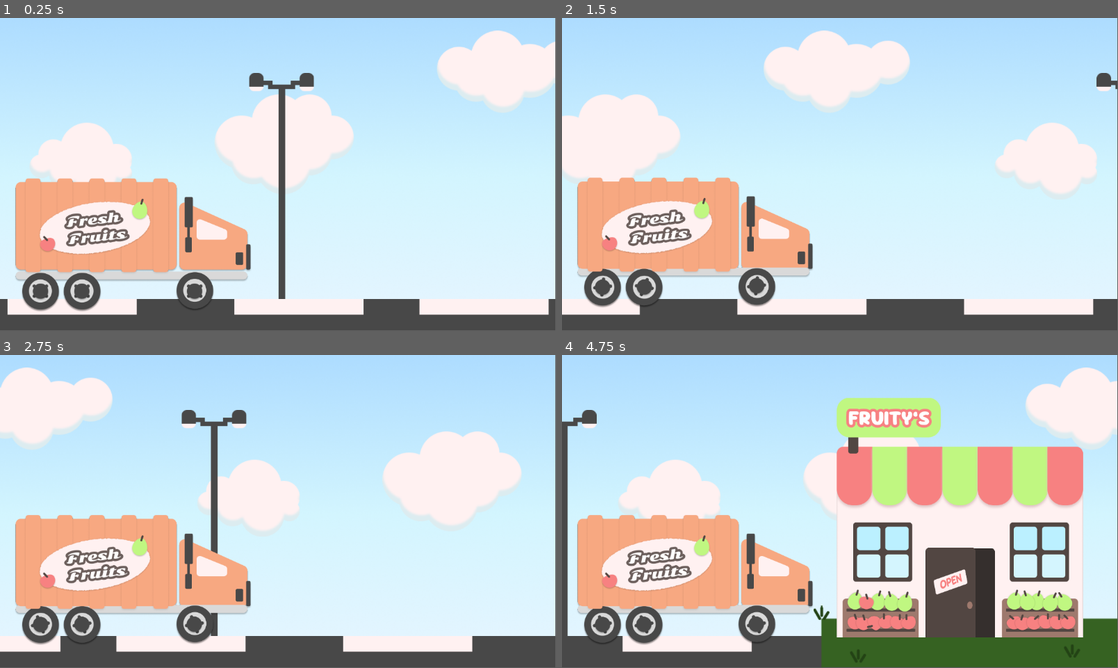
Above: before the commit, frames 1-4 (two rows, left to right).
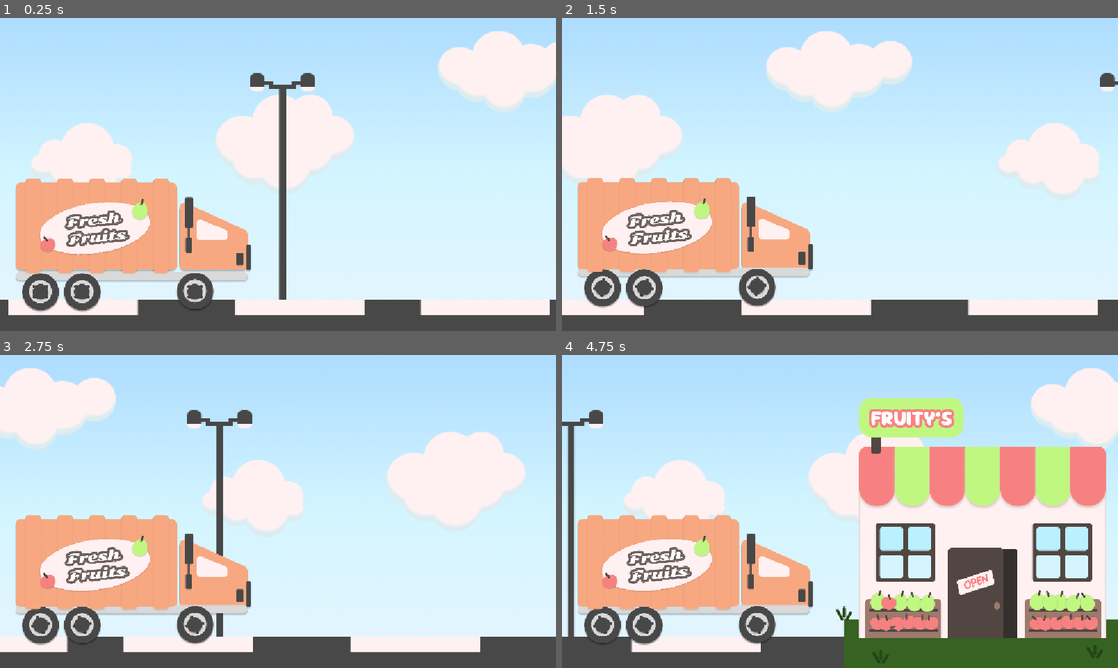
Above: after the commit, the same moments.

Repository: vishyyyyyyyyy/fruitastrophe
Game: Godot game, scene res://truckintro.tscn
Two runs of this game, one before a commit and one after it. Both use one fixed random seed, a clock stepped at 60 frames per second and the inputs below. Before the commit the project has no main scene; this scene is started directly in both runs.
Inputs (mouse positions are in pixels of both pictures, inside the frame that each line leads up to):
- Up to frame 1 (0.25 s): no input
- Up to frame 2 (1.5 s): no input
- Up to frame 3 (2.75 s): no input
- Up to frame 4 (4.75 s): click (762, 539) at 3.5 s, where only the run after the commit has a clickable "LOAD"; click (762, 589) at 4.25 s, where only the run after the commit has a clickable "SETTINGS"
In our replay, the window is 799x449 before the commit and 800x450 after it. These sizes can differ from the game's own. Grey fills any space a smaller window leaves; there, only what the larger window draws over its background counts as a difference.

The runs differ from the first frame. In frame 1, 2.8% of the frame differs, in the area x 0-100%, y 0-96%; in frame 2, 2.6%; in frame 3, 4.3%; in frame 4, 25%, in the area x 0-100%, y 0-100%.

Commit message:
title screen animations

Diff:
--- a/project.godot
+++ b/project.godot
@@ -11,8 +11,17 @@
 [application]
 
 config/name="fruitastrophe"
+run/main_scene="uid://daymber3vixcp"
 config/features=PackedStringArray("4.6", "GL Compatibility")
 config/icon="res://icon.svg"
+
+[autoload]
+
+SaveManager="*uid://dabbpp7lsplpx"
+
+[display]
+
+window/stretch/mode="canvas_items"
 
 [physics]
 
--- a/scripts/truckintro.gd
+++ b/scripts/truckintro.gd
@@ -2,3 +2,20 @@
 func _ready() -> void:
 	await $AnimationPlayer.animation_finished
 	$AnimationPlayer2.play("door")
+
+
+func _on_play_button_pressed() -> void:
+	$AnimationPlayer2.play("zoom cam")
+	$Camera2D2.make_current()
+
+
+func _on_load_button_pressed() -> void:
+	pass # Replace with function body.
+
+
+func _on_settings_button_pressed() -> void:
+	pass # Replace with function body.
+
+
+func _on_quit_button_pressed() -> void:
+	get_tree().quit()
--- a/truckintro.tscn
+++ b/truckintro.tscn
@@ -13,9 +13,29 @@
 [ext_resource type="Texture2D" uid="uid://dnofn4fcxoiv7" path="res://assets/store.png" id="10_fxdho"]
 [ext_resource type="Texture2D" uid="uid://dyeo4kqtxtgej" path="res://assets/doorshadow.png" id="11_13wpu"]
 [ext_resource type="Texture2D" uid="uid://1gh8iyjgggiw" path="res://assets/door.png" id="12_0vrx5"]
+[ext_resource type="Texture2D" uid="uid://cslxjfw7isll5" path="res://assets/sprite/apple.png" id="13_5kohr"]
+[ext_resource type="Texture2D" uid="uid://bwdjtot5t21u3" path="res://assets/box.png" id="14_0vrx5"]
+[ext_resource type="Texture2D" uid="uid://bvhlwrnl1t6ub" path="res://assets/storefront blood.png" id="16_jeaex"]
+[ext_resource type="Texture2D" uid="uid://b50xnip8f18in" path="res://assets/truck blood.png" id="17_ik7gp"]
+[ext_resource type="Texture2D" uid="uid://6apjk41kqwwr" path="res://assets/title blood.png" id="18_isn70"]
+[ext_resource type="FontFile" uid="uid://dcbtg57jm5lxm" path="res://assets/fonts/static/SourGummy-Bold.ttf" id="19_6t1n7"]
+[ext_resource type="Texture2D" uid="uid://ci42om6hy8a2s" path="res://assets/pinkbutton.png" id="20_isn70"]
+[ext_resource type="Texture2D" uid="uid://qua3cly5phdt" path="res://assets/greenbutton.png" id="21_6t1n7"]
 
 [sub_resource type="Animation" id="Animation_d21ai"]
 length = 0.001
+tracks/0/type = "value"
+tracks/0/imported = false
+tracks/0/enabled = true
+tracks/0/path = NodePath(".:position")
+tracks/0/interp = 1
+tracks/0/loop_wrap = true
+tracks/0/keys = {
+"times": PackedFloat32Array(0),
+"transitions": PackedFloat32Array(1),
+"update": 0,
+"values": [Vector2(2652, 0)]
+}
 
 [sub_resource type="Animation" id="Animation_rj586"]
 resource_name = "truck"
@@ -27,10 +47,10 @@
 tracks/0/interp = 1
 tracks/0/loop_wrap = true
 tracks/0/keys = {
-"times": PackedFloat32Array(0.0009999999, 3.5),
-"transitions": PackedFloat32Array(1, 1),
-"update": 0,
-"values": [Vector2(-3260, 0), Vector2(2684, 0)]
+"times": PackedFloat32Array(0, 0.0009999999, 3.5),
+"transitions": PackedFloat32Array(1, 1, 1),
+"update": 0,
+"values": [Vector2(2652, 0), Vector2(-3260, 0), Vector2(2644, 0)]
 }
 
 [sub_resource type="AnimationLibrary" id="AnimationLibrary_4d7sh"]
@@ -59,8 +79,12 @@
 "speed": 2.0
 }]
 
+[sub_resource type="Animation" id="Animation_13wpu"]
+length = 0.001
+
 [sub_resource type="Animation" id="Animation_5kohr"]
 resource_name = "door"
+length = 4.0
 tracks/0/type = "value"
 tracks/0/imported = false
 tracks/0/enabled = true
@@ -68,7 +92,7 @@
 tracks/0/interp = 1
 tracks/0/loop_wrap = true
 tracks/0/keys = {
-"times": PackedFloat32Array(0, 1),
+"times": PackedFloat32Array(0.5, 1.5),
 "transitions": PackedFloat32Array(1, 1),
 "update": 0,
 "values": [Vector2(4362.0005, 500.19638), Vector2(4345.1255, 500.00003)]
@@ -80,55 +104,437 @@
 tracks/1/interp = 1
 tracks/1/loop_wrap = true
 tracks/1/keys = {
-"times": PackedFloat32Array(0.001, 1),
+"times": PackedFloat32Array(0.50100005, 1.5),
 "transitions": PackedFloat32Array(1, 1),
 "update": 0,
 "values": [Vector2(0.5794415, 0.5855334), Vector2(0.4193919, 0.5855334)]
+}
+tracks/2/type = "value"
+tracks/2/imported = false
+tracks/2/enabled = true
+tracks/2/path = NodePath("Camera2D:position")
+tracks/2/interp = 1
+tracks/2/loop_wrap = true
+tracks/2/keys = {
+"times": PackedFloat32Array(0, 2),
+"transitions": PackedFloat32Array(1, 1),
+"update": 0,
+"values": [Vector2(1600.0001, 118.33333), Vector2(1600.0001, 118.33333)]
+}
+tracks/3/type = "value"
+tracks/3/imported = false
+tracks/3/enabled = true
+tracks/3/path = NodePath("Camera2D:zoom")
+tracks/3/interp = 1
+tracks/3/loop_wrap = true
+tracks/3/keys = {
+"times": PackedFloat32Array(0, 2),
+"transitions": PackedFloat32Array(1, 1),
+"update": 0,
+"values": [Vector2(1.15, 1.15), Vector2(1.15, 1.15)]
+}
+tracks/4/type = "value"
+tracks/4/imported = false
+tracks/4/enabled = true
+tracks/4/path = NodePath("../Apple:position")
+tracks/4/interp = 1
+tracks/4/loop_wrap = true
+tracks/4/keys = {
+"times": PackedFloat32Array(1.1666666, 1.4666667, 1.8666667, 2),
+"transitions": PackedFloat32Array(1, 1, 1, 1),
+"update": 0,
+"values": [Vector2(4349.0005, 519), Vector2(4387.0005, 518.00024), Vector2(4387.0005, 518.00024), Vector2(4349.0005, 519)]
+}
+tracks/5/type = "value"
+tracks/5/imported = false
+tracks/5/enabled = true
+tracks/5/path = NodePath("../TitleBlood:scale")
+tracks/5/interp = 1
+tracks/5/loop_wrap = true
+tracks/5/keys = {
+"times": PackedFloat32Array(2, 2.5),
+"transitions": PackedFloat32Array(1, 1),
+"update": 0,
+"values": [Vector2(1.349, 1e-05), Vector2(1.3487394, 1.3487395)]
+}
+tracks/6/type = "value"
+tracks/6/imported = false
+tracks/6/enabled = true
+tracks/6/path = NodePath("../TitleBlood:position")
+tracks/6/interp = 1
+tracks/6/loop_wrap = true
+tracks/6/keys = {
+"times": PackedFloat32Array(2, 2.32, 2.47, 2.5, 2.89),
+"transitions": PackedFloat32Array(1, 1, 1, 1, 1),
+"update": 0,
+"values": [Vector2(4080, 96), Vector2(4080.0002, 184), Vector2(4080.8909, 221.6094), Vector2(4080.0479, 230.37338), Vector2(4080.0005, 232.00002)]
+}
+tracks/7/type = "value"
+tracks/7/imported = false
+tracks/7/enabled = true
+tracks/7/path = NodePath("../TruckBlood:visible")
+tracks/7/interp = 1
+tracks/7/loop_wrap = true
+tracks/7/keys = {
+"times": PackedFloat32Array(0, 2),
+"transitions": PackedFloat32Array(1, 1),
+"update": 1,
+"values": [false, true]
+}
+tracks/8/type = "value"
+tracks/8/imported = false
+tracks/8/enabled = true
+tracks/8/path = NodePath("../StorefrontBlood:visible")
+tracks/8/interp = 1
+tracks/8/loop_wrap = true
+tracks/8/keys = {
+"times": PackedFloat32Array(0, 2),
+"transitions": PackedFloat32Array(1, 1),
+"update": 1,
+"values": [false, true]
+}
+tracks/9/type = "value"
+tracks/9/imported = false
+tracks/9/enabled = true
+tracks/9/path = NodePath("../TruckBlood:modulate")
+tracks/9/interp = 1
+tracks/9/loop_wrap = true
+tracks/9/keys = {
+"times": PackedFloat32Array(2, 2.2667),
+"transitions": PackedFloat32Array(1, 1),
+"update": 0,
+"values": [Color(1, 1, 1, 0), Color(1, 1, 1, 1)]
+}
+tracks/10/type = "value"
+tracks/10/imported = false
+tracks/10/enabled = true
+tracks/10/path = NodePath("../StorefrontBlood:modulate")
+tracks/10/interp = 1
+tracks/10/loop_wrap = true
+tracks/10/keys = {
+"times": PackedFloat32Array(2, 2.2666667),
+"transitions": PackedFloat32Array(1, 1),
+"update": 0,
+"values": [Color(1, 1, 1, 0), Color(1, 1, 1, 1)]
+}
+tracks/11/type = "value"
+tracks/11/imported = false
+tracks/11/enabled = true
+tracks/11/path = NodePath("../title:visible")
+tracks/11/interp = 1
+tracks/11/loop_wrap = true
+tracks/11/keys = {
+"times": PackedFloat32Array(0, 2),
+"transitions": PackedFloat32Array(1, 1),
+"update": 1,
+"values": [false, true]
+}
+tracks/12/type = "value"
+tracks/12/imported = false
+tracks/12/enabled = true
+tracks/12/path = NodePath("../title:modulate")
+tracks/12/interp = 1
+tracks/12/loop_wrap = true
+tracks/12/keys = {
+"times": PackedFloat32Array(2, 2.266667),
+"transitions": PackedFloat32Array(1, 1),
+"update": 0,
+"values": [Color(1, 1, 1, 0), Color(1, 1, 1, 1)]
+}
+tracks/13/type = "value"
+tracks/13/imported = false
+tracks/13/enabled = true
+tracks/13/path = NodePath("../TitleBlood:visible")
+tracks/13/interp = 1
+tracks/13/loop_wrap = true
+tracks/13/keys = {
+"times": PackedFloat32Array(0, 2),
+"transitions": PackedFloat32Array(1, 1),
+"update": 1,
+"values": [false, true]
+}
+tracks/14/type = "value"
+tracks/14/imported = false
+tracks/14/enabled = true
+tracks/14/path = NodePath("../Panel:modulate")
+tracks/14/interp = 1
+tracks/14/loop_wrap = true
+tracks/14/keys = {
+"times": PackedFloat32Array(2.6, 3),
+"transitions": PackedFloat32Array(1, 1),
+"update": 0,
+"values": [Color(0.14901961, 0.011764706, 0.023529412, 0), Color(0.14838442, 0.0130354045, 0.022809993, 0.6784314)]
+}
+tracks/15/type = "value"
+tracks/15/imported = false
+tracks/15/enabled = true
+tracks/15/path = NodePath("../PlayButton:scale")
+tracks/15/interp = 1
+tracks/15/loop_wrap = true
+tracks/15/keys = {
+"times": PackedFloat32Array(3, 3.2),
+"transitions": PackedFloat32Array(1, 3.2490091),
+"update": 0,
+"values": [Vector2(1e-05, 0.4), Vector2(0.4, 0.4)]
+}
+tracks/16/type = "value"
+tracks/16/imported = false
+tracks/16/enabled = true
+tracks/16/path = NodePath("../LoadButton:scale")
+tracks/16/interp = 1
+tracks/16/loop_wrap = true
+tracks/16/keys = {
+"times": PackedFloat32Array(3.2, 3.4),
+"transitions": PackedFloat32Array(1, 3.2490098),
+"update": 0,
+"values": [Vector2(1e-05, 0.4), Vector2(0.4, 0.4)]
+}
+tracks/17/type = "value"
+tracks/17/imported = false
+tracks/17/enabled = true
+tracks/17/path = NodePath("../SettingsButton:scale")
+tracks/17/interp = 1
+tracks/17/loop_wrap = true
+tracks/17/keys = {
+"times": PackedFloat32Array(3.4, 3.6),
+"transitions": PackedFloat32Array(1, 3.1383355),
+"update": 0,
+"values": [Vector2(1e-05, 0.4), Vector2(0.4, 0.4)]
+}
+tracks/18/type = "value"
+tracks/18/imported = false
+tracks/18/enabled = true
+tracks/18/path = NodePath("../QuitButton:scale")
+tracks/18/interp = 1
+tracks/18/loop_wrap = true
+tracks/18/keys = {
+"times": PackedFloat32Array(3.6, 3.8),
+"transitions": PackedFloat32Array(1, 2.9281707),
+"update": 0,
+"values": [Vector2(1e-05, 0.4), Vector2(0.4, 0.4)]
+}
+tracks/19/type = "value"
+tracks/19/imported = false
+tracks/19/enabled = true
+tracks/19/path = NodePath("../TitleBlood:modulate")
+tracks/19/interp = 1
+tracks/19/loop_wrap = true
+tracks/19/keys = {
+"times": PackedFloat32Array(0, 2),
+"transitions": PackedFloat32Array(1, 1),
+"update": 0,
+"values": [Color(1, 1, 1, 0), Color(1, 1, 1, 1)]
+}
+tracks/20/type = "value"
+tracks/20/imported = false
+tracks/20/enabled = true
+tracks/20/path = NodePath("../Panel:visible")
+tracks/20/interp = 1
+tracks/20/loop_wrap = true
+tracks/20/keys = {
+"times": PackedFloat32Array(0, 2.6),
+"transitions": PackedFloat32Array(1, 1),
+"update": 1,
+"values": [false, true]
+}
+
+[sub_resource type="Animation" id="Animation_0vrx5"]
+resource_name = "zoom cam"
+length = 4.5
+tracks/0/type = "value"
+tracks/0/imported = false
+tracks/0/enabled = true
+tracks/0/path = NodePath("../Door:position")
+tracks/0/interp = 1
+tracks/0/loop_wrap = true
+tracks/0/keys = {
+"times": PackedFloat32Array(0),
+"transitions": PackedFloat32Array(1),
+"update": 0,
+"values": [Vector2(4345.1255, 500.00003)]
+}
+tracks/1/type = "value"
+tracks/1/imported = false
+tracks/1/enabled = true
+tracks/1/path = NodePath("../Door:scale")
+tracks/1/interp = 1
+tracks/1/loop_wrap = true
+tracks/1/keys = {
+"times": PackedFloat32Array(0),
+"transitions": PackedFloat32Array(1),
+"update": 0,
+"values": [Vector2(0.4193919, 0.5855334)]
+}
+tracks/2/type = "value"
+tracks/2/imported = false
+tracks/2/enabled = true
+tracks/2/path = NodePath("../Panel:modulate")
+tracks/2/interp = 1
+tracks/2/loop_wrap = true
+tracks/2/keys = {
+"times": PackedFloat32Array(0, 0.53333336),
+"transitions": PackedFloat32Array(1, 1),
+"update": 0,
+"values": [Color(0.14901961, 0.011764706, 0.023529412, 0.6784314), Color(0.14901961, 0.011764706, 0.023529412, 0)]
+}
+tracks/3/type = "value"
+tracks/3/imported = false
+tracks/3/enabled = true
+tracks/3/path = NodePath("../TitleBlood:modulate")
+tracks/3/interp = 1
+tracks/3/loop_wrap = true
+tracks/3/keys = {
+"times": PackedFloat32Array(0, 0.53333336),
+"transitions": PackedFloat32Array(1, 1),
+"update": 0,
+"values": [Color(1, 1, 1, 1), Color(1, 1, 1, 0)]
+}
+tracks/4/type = "value"
+tracks/4/imported = false
+tracks/4/enabled = true
+tracks/4/path = NodePath("../title:modulate")
+tracks/4/interp = 1
+tracks/4/loop_wrap = true
+tracks/4/keys = {
+"times": PackedFloat32Array(0, 0.53333336),
+"transitions": PackedFloat32Array(1, 1),
+"update": 0,
+"values": [Color(1, 1, 1, 1), Color(1, 1, 1, 0)]
+}
+tracks/5/type = "value"
+tracks/5/imported = false
+tracks/5/enabled = true
+tracks/5/path = NodePath("../PlayButton:modulate")
+tracks/5/interp = 1
+tracks/5/loop_wrap = true
+tracks/5/keys = {
+"times": PackedFloat32Array(0, 0.53333336),
+"transitions": PackedFloat32Array(1, 1),
+"update": 0,
+"values": [Color(1, 1, 1, 1), Color(1, 1, 1, 0)]
+}
+tracks/6/type = "value"
+tracks/6/imported = false
+tracks/6/enabled = true
+tracks/6/path = NodePath("../LoadButton:modulate")
+tracks/6/interp = 1
+tracks/6/loop_wrap = true
+tracks/6/keys = {
+"times": PackedFloat32Array(0, 0.53333336),
+"transitions": PackedFloat32Array(1, 1),
+"update": 0,
+"values": [Color(1, 1, 1, 1), Color(1, 1, 1, 0)]
+}
+tracks/7/type = "value"
+tracks/7/imported = false
+tracks/7/enabled = true
+tracks/7/path = NodePath("../SettingsButton:modulate")
+tracks/7/interp = 1
+tracks/7/loop_wrap = true
+tracks/7/keys = {
+"times": PackedFloat32Array(0, 0.53333336),
+"transitions": PackedFloat32Array(1, 1),
+"update": 0,
+"values": [Color(1, 1, 1, 1), Color(1, 1, 1, 0)]
+}
+tracks/8/type = "value"
+tracks/8/imported = false
+tracks/8/enabled = true
+tracks/8/path = NodePath("../SettingsButton/title2:modulate")
+tracks/8/interp = 1
+tracks/8/loop_wrap = true
+tracks/8/keys = {
+"times": PackedFloat32Array(0, 0.53333336),
+"transitions": PackedFloat32Array(1, 1),
+"update": 0,
+"values": [Color(1, 1, 1, 1), Color(1, 1, 1, 0)]
+}
+tracks/9/type = "value"
+tracks/9/imported = false
+tracks/9/enabled = true
+tracks/9/path = NodePath("../QuitButton:modulate")
+tracks/9/interp = 1
+tracks/9/loop_wrap = true
+tracks/9/keys = {
+"times": PackedFloat32Array(0, 0.53333336),
+"transitions": PackedFloat32Array(1, 1),
+"update": 0,
+"values": [Color(1, 1, 1, 1), Color(1, 1, 1, 0)]
+}
+tracks/10/type = "value"
+tracks/10/imported = false
+tracks/10/enabled = true
+tracks/10/path = NodePath("../Camera2D2:position")
+tracks/10/interp = 1
+tracks/10/loop_wrap = true
+tracks/10/keys = {
+"times": PackedFloat32Array(0.0166667, 1, 1.5333333, 1.8666667),
+"transitions": PackedFloat32Array(1, 1, 1.9318726, 1.5691684),
+"update": 0,
+"values": [Vector2(4113, 352), Vector2(4113, 352), Vector2(4376, 479), Vector2(4407, 482)]
+}
+tracks/11/type = "value"
+tracks/11/imported = false
+tracks/11/enabled = true
+tracks/11/path = NodePath("../Camera2D2:zoom")
+tracks/11/interp = 1
+tracks/11/loop_wrap = true
+tracks/11/keys = {
+"times": PackedFloat32Array(0.0166667, 1, 1.5333333, 1.8666667),
+"transitions": PackedFloat32Array(1, 1, 1.9318726, 2.4622889),
+"update": 0,
+"values": [Vector2(1.15, 1.15), Vector2(1.15, 1.15), Vector2(5, 5), Vector2(35, 35)]
 }
 
 [sub_resource type="AnimationLibrary" id="AnimationLibrary_a4bnr"]
 _data = {
-&"door": SubResource("Animation_5kohr")
-}
+&"RESET": SubResource("Animation_13wpu"),
+&"door": SubResource("Animation_5kohr"),
+&"zoom cam": SubResource("Animation_0vrx5")
+}
+
+[sub_resource type="StyleBoxFlat" id="StyleBoxFlat_isn70"]
 
 [node name="Node2D" type="Node2D" unique_id=2066549047]
 script = ExtResource("1_13wpu")
 
-[node name="bg" type="Parallax2D" parent="." unique_id=1089126203]
+[node name="parralaxLayers" type="Node2D" parent="." unique_id=752488392]
+
+[node name="bg" type="Parallax2D" parent="parralaxLayers" unique_id=1089126203]
 scroll_scale = Vector2(0.2, 0.2)
 repeat_size = Vector2(1152, 0)
 repeat_times = 5
 
-[node name="Sprite2D" type="Sprite2D" parent="bg" unique_id=1666614687]
+[node name="Sprite2D" type="Sprite2D" parent="parralaxLayers/bg" unique_id=1666614687]
 texture = ExtResource("1_oeidh")
 centered = false
 
-[node name="clouds" type="Parallax2D" parent="." unique_id=419598201]
+[node name="clouds" type="Parallax2D" parent="parralaxLayers" unique_id=419598201]
 scroll_scale = Vector2(0.2, 0.2)
 repeat_size = Vector2(1152, 0)
 repeat_times = 5
 
-[node name="Sprite2D" type="Sprite2D" parent="clouds" unique_id=1747358000]
+[node name="Sprite2D" type="Sprite2D" parent="parralaxLayers/clouds" unique_id=1747358000]
 position = Vector2(72, 71)
 texture = ExtResource("2_fxdho")
 centered = false
 
-[node name="light" type="Parallax2D" parent="." unique_id=506593534]
+[node name="light" type="Parallax2D" parent="parralaxLayers" unique_id=506593534]
 scroll_scale = Vector2(0.3, 0.3)
 repeat_size = Vector2(1152, 0)
 repeat_times = 5
 
-[node name="Sprite2D" type="Sprite2D" parent="light" unique_id=1426250937]
+[node name="Sprite2D" type="Sprite2D" parent="parralaxLayers/light" unique_id=1426250937]
 position = Vector2(1091, 150)
 texture = ExtResource("3_13wpu")
 centered = false
 
-[node name="road" type="Parallax2D" parent="." unique_id=1720749088]
+[node name="road" type="Parallax2D" parent="parralaxLayers" unique_id=1720749088]
 scroll_scale = Vector2(0.4, 0.4)
 repeat_size = Vector2(1152, 0)
 repeat_times = 5
 
-[node name="Sprite2D" type="Sprite2D" parent="road" unique_id=1534334033]
+[node name="Sprite2D" type="Sprite2D" parent="parralaxLayers/road" unique_id=1534334033]
 position = Vector2(0, 561)
 texture = ExtResource("4_0vrx5")
 centered = false
@@ -139,7 +545,7 @@
 autoplay = &"truck"
 
 [node name="AnimatedSprite2D" type="AnimatedSprite2D" parent="." unique_id=168850829]
-position = Vector2(-3260, 0)
+position = Vector2(2652, 0)
 scale = Vector2(0.6, 0.6)
 sprite_frames = SubResource("SpriteFrames_hqns4")
 autoplay = "default"
@@ -147,8 +553,15 @@
 offset = Vector2(2000, 800)
 
 [node name="Camera2D" type="Camera2D" parent="AnimatedSprite2D" unique_id=1387560744]
+z_index = 3
 position = Vector2(1600.0001, 118.33333)
 anchor_mode = 0
+zoom = Vector2(1.15, 1.15)
+
+[node name="Camera2D2" type="Camera2D" parent="." unique_id=1229891416]
+z_index = 3
+position = Vector2(4113, 352)
+scale = Vector2(0.6, 0.6)
 zoom = Vector2(1.15, 1.15)
 
 [node name="Grass" type="Sprite2D" parent="." unique_id=2135893312]
@@ -171,7 +584,186 @@
 scale = Vector2(0.5841101, 0.5855334)
 texture = ExtResource("11_13wpu")
 
+[node name="Apple" type="Sprite2D" parent="." unique_id=556361847]
+position = Vector2(4349.0005, 519)
+rotation = 1.0409503
+scale = Vector2(0.49371067, 0.4937107)
+texture = ExtResource("13_5kohr")
+region_enabled = true
+region_rect = Rect2(0, 0, 159, 162.25)
+
 [node name="Door" type="Sprite2D" parent="." unique_id=159472032]
-position = Vector2(4362.0005, 500.1964)
+position = Vector2(4362.0005, 500.19638)
 scale = Vector2(0.5794415, 0.5855334)
 texture = ExtResource("12_0vrx5")
+
+[node name="Box" type="Sprite2D" parent="." unique_id=29659586]
+visible = false
+position = Vector2(4191, 552)
+rotation = -3.1415925
+scale = Vector2(0.5310881, 0.53108805)
+texture = ExtResource("14_0vrx5")
+
+[node name="StorefrontBlood" type="Sprite2D" parent="." unique_id=650793465]
+visible = false
+modulate = Color(1, 1, 1, 0)
+position = Vector2(4360.14, 423.125)
+scale = Vector2(0.58302414, 0.5830241)
+texture = ExtResource("16_jeaex")
+flip_h = true
+
+[node name="TruckBlood" type="Sprite2D" parent="." unique_id=1435398644]
+visible = false
+modulate = Color(1, 1, 1, 0)
+position = Vector2(3825.9998, 439)
+scale = Vector2(0.6124102, 0.6124102)
+texture = ExtResource("17_ik7gp")
+
+[node name="Panel" type="Panel" parent="." unique_id=1324420975]
+visible = false
+modulate = Color(0.14901961, 0.011764706, 0.023529412, 0)
+offset_left = 3593.0
+offset_top = 22.0
+offset_right = 4638.0
+offset_bottom = 658.0
+theme_override_styles/panel = SubResource("StyleBoxFlat_isn70")
+
+[node name="TitleBlood" type="Sprite2D" parent="." unique_id=1547998829]
+visible = false
+modulate = Color(1, 1, 1, 0)
+position = Vector2(4080, 96)
+scale = Vector2(1.349, 1e-05)
+texture = ExtResource("18_isn70")
+region_rect = Rect2(0, 0, 533, 3.625)
+
+[node name="title" type="Label" parent="." unique_id=924160127]
+visible = false
+modulate = Color(1, 1, 1, 0)
+offset_left = 3774.0
+offset_top = 71.0
+offset_right = 4411.0
+offset_bottom = 201.0
+theme_override_colors/font_outline_color = Color(0.96862745, 0.5058824, 0.5058824, 1)
+theme_override_constants/outline_size = 31
+theme_override_fonts/font = ExtResource("19_6t1n7")
+theme_override_font_sizes/font_size = 88
+text = "FRUITASTROPHE "
+
+[node name="PlayButton" type="TextureButton" parent="." unique_id=1186135231]
+offset_left = 3961.0
+offset_top = 282.0
+offset_right = 4591.0
+offset_bottom = 451.0
+scale = Vector2(1e-05, 0.4)
+texture_normal = ExtResource("20_isn70")
+texture_hover = ExtResource("21_6t1n7")
+
+[node name="title2" type="Label" parent="PlayButton" unique_id=1907848987]
+layout_mode = 1
+anchors_preset = 8
+anchor_left = 0.5
+anchor_top = 0.5
+anchor_right = 0.5
+anchor_bottom = 0.5
+offset_left = -107.5
+offset_top = -65.0
+offset_right = 107.5
+offset_bottom = 65.0
+grow_horizontal = 2
+grow_vertical = 2
+theme_override_colors/font_outline_color = Color(0.96862745, 0.5058824, 0.5058824, 1)
+theme_override_constants/outline_size = 0
+theme_override_fonts/font = ExtResource("19_6t1n7")
+theme_override_font_sizes/font_size = 100
+text = "PLAY"
+
+[node name="LoadButton" type="TextureButton" parent="." unique_id=296597565]
+offset_left = 3961.0
+offset_top = 370.0
+offset_right = 4591.0
+offset_bottom = 539.0
+scale = Vector2(1e-05, 0.4)
+texture_normal = ExtResource("20_isn70")
+texture_hover = ExtResource("21_6t1n7")
+
+[node name="title2" type="Label" parent="LoadButton" unique_id=1773700940]
+layout_mode = 1
+anchors_preset = 8
+anchor_left = 0.5
+anchor_top = 0.5
+anchor_right = 0.5
+anchor_bottom = 0.5
+offset_left = -107.5
+offset_top = -65.0
+offset_right = 107.5
+offset_bottom = 65.0
+grow_horizontal = 2
+grow_vertical = 2
+theme_override_colors/font_outline_color = Color(0.96862745, 0.5058824, 0.5058824, 1)
+theme_override_constants/outline_size = 0
+theme_override_fonts/font = ExtResource("19_6t1n7")
+theme_override_font_sizes/font_size = 100
+text = "LOAD"
+
+[node name="SettingsButton" type="TextureButton" parent="." unique_id=152821284]
+offset_left = 3961.0
+offset_top = 458.0
+offset_right = 4591.0
+offset_bottom = 627.0
+scale = Vector2(1e-05, 0.4)
+tooltip_text = "
+"
+texture_normal = ExtResource("20_isn70")
+texture_hover = ExtResource("21_6t1n7")
+
+[node name="title2" type="Label" parent="SettingsButton" unique_id=1224437832]
+layout_mode = 1
+anchors_preset = 8
+anchor_left = 0.5
+anchor_top = 0.5
+anchor_right = 0.5
+anchor_bottom = 0.5
+offset_left = -107.5
+offset_top = -65.0
+offset_right = 107.5
+offset_bottom = 65.0
+grow_horizontal = 2
+grow_vertical = 2
+theme_override_colors/font_outline_color = Color(0.96862745, 0.5058824, 0.5058824, 1)
+theme_override_constants/outline_size = 0
+theme_override_fonts/font = ExtResource("19_6t1n7")
+theme_override_font_sizes/font_size = 100
+text = "SETTINGS"
+
+[node name="QuitButton" type="TextureButton" parent="." unique_id=1503700426]
+offset_left = 3961.0
+offset_top = 546.00006
+offset_right = 4591.0
+offset_bottom = 715.00006
+scale = Vector2(1e-05, 0.4)
+texture_normal = ExtResource("20_isn70")
+texture_hover = ExtResource("21_6t1n7")
+
+[node name="title2" type="Label" parent="QuitButton" unique_id=690003124]
+layout_mode = 1
+anchors_preset = 8
+anchor_left = 0.5
+anchor_top = 0.5
+anchor_right = 0.5
+anchor_bottom = 0.5
+offset_left = -107.5
+offset_top = -65.0
+offset_right = 107.5
+offset_bottom = 65.0
+grow_horizontal = 2
+grow_vertical = 2
+theme_override_colors/font_outline_color = Color(0.96862745, 0.5058824, 0.5058824, 1)
+theme_override_constants/outline_size = 0
+theme_override_fonts/font = ExtResource("19_6t1n7")
+theme_override_font_sizes/font_size = 100
+text = "QUIT"
+
+[connection signal="pressed" from="PlayButton" to="." method="_on_play_button_pressed"]
+[connection signal="pressed" from="LoadButton" to="." method="_on_load_button_pressed"]
+[connection signal="pressed" from="SettingsButton" to="." method="_on_settings_button_pressed"]
+[connection signal="pressed" from="QuitButton" to="." method="_on_quit_button_pressed"]
Binary file added: assets/box.png
Not shown, added: assets/box.png.import
Binary file added: assets/greenbutton.png
Not shown, added: assets/greenbutton.png.import
Binary file added: assets/pinkbutton.png
Not shown, added: assets/pinkbutton.png.import
Binary file added: assets/sprite/apple.png
Not shown, added: assets/sprite/apple.png.import
Binary file added: assets/storefront blood.png
Not shown, added: assets/storefront blood.png.import
Binary file added: assets/title blood.png
Not shown, added: assets/title blood.png.import
(and 3 more such lines)
